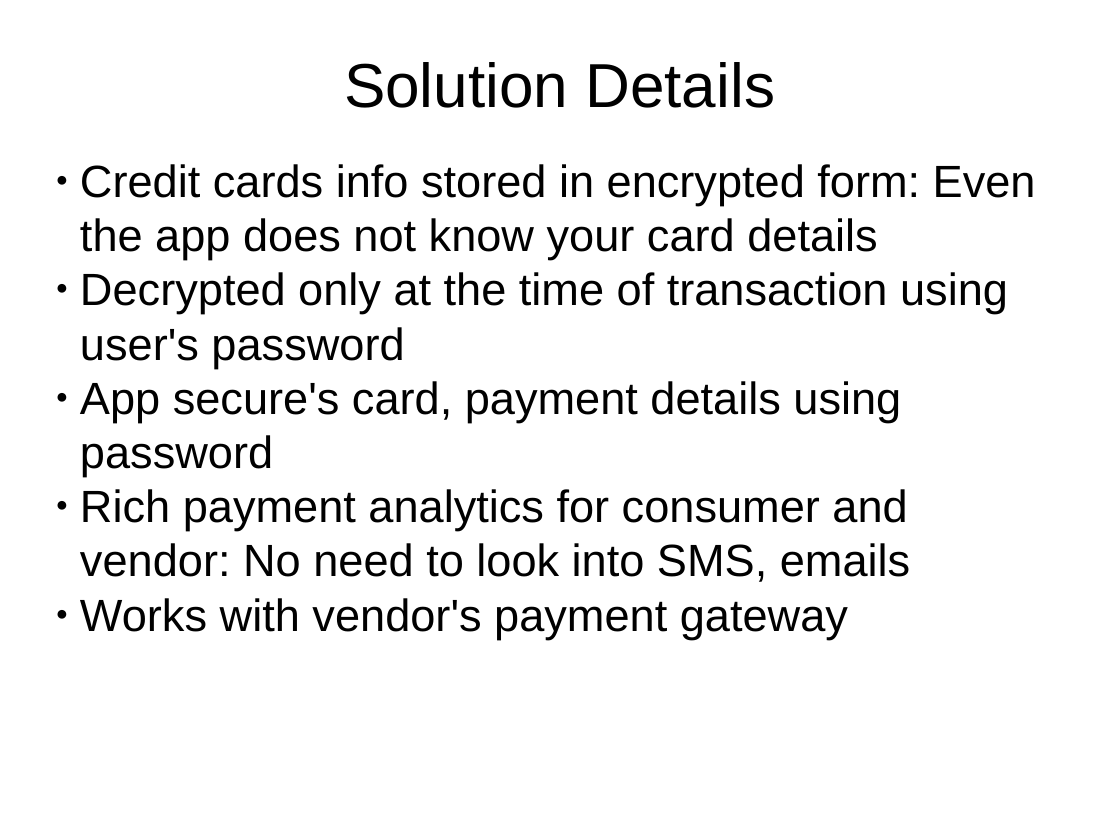
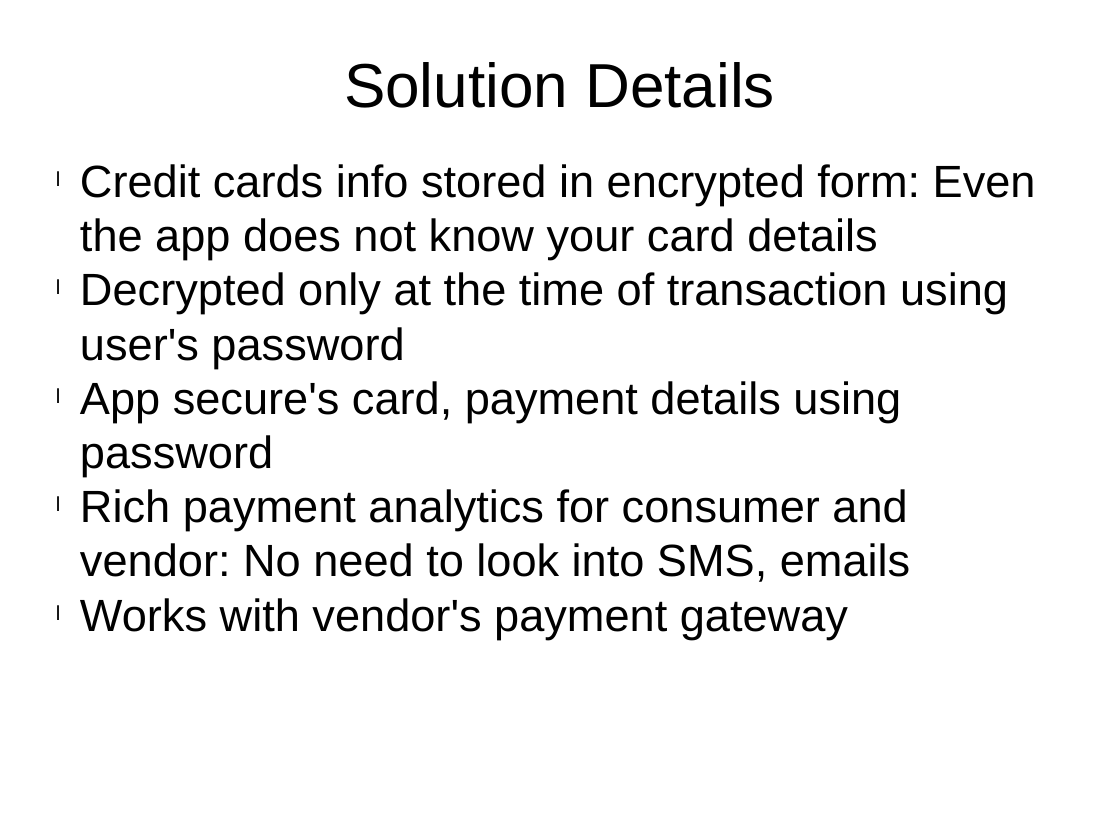
Before and after one commit to klonikar/klonikar.github.io, a slide deck: slide 5 of QuickMPay.pptx. Drawn at 1120x840 pixels with LibreOffice and Linux fonts; fonts in the diff are those of the drawing. Boxes give left, top, right and bottom in pixels: in the first picture for what was removed or moved away, otherwise in the second. Text is boxed around its words. In the diff, an @@ line names an element or a change of style, - is before the commit and + after.

```diff
--- a/QuickMPay.pptx
+++ b/QuickMPay.pptx
@@ text "Credit cards info stored in ..." at <box>80,164,1036,639</box>: bullet ● to l @@
```
Also in this commit, not shown: 6 other slides changed.
